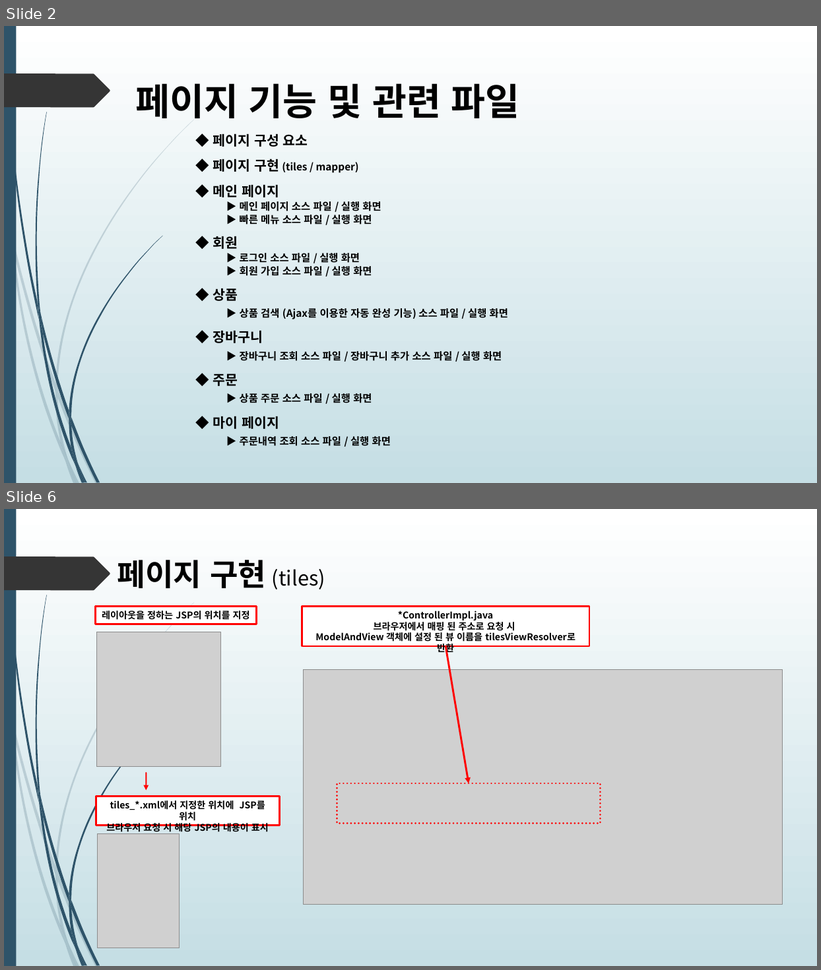
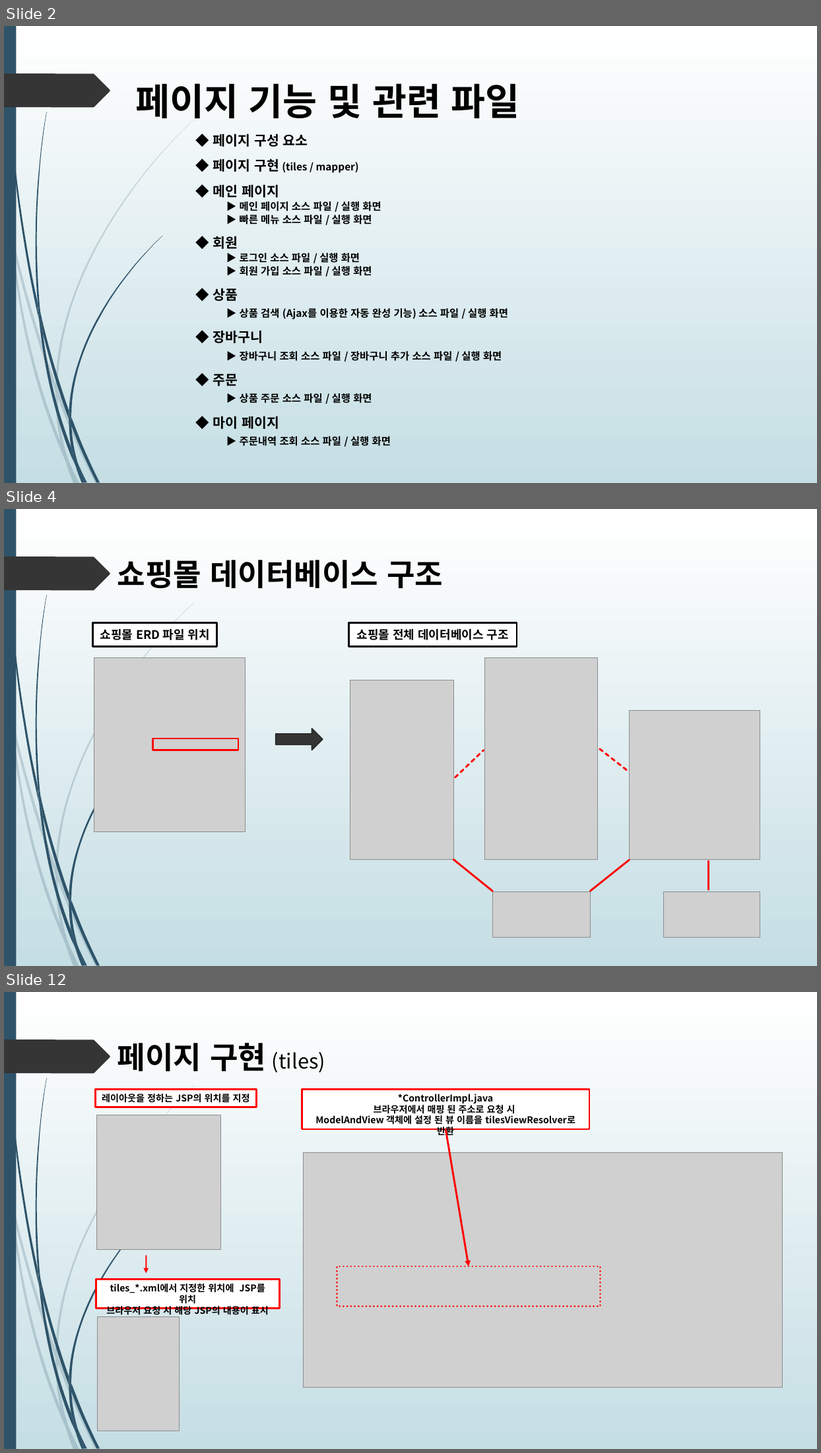
Before and after one commit to himediaai/DongOuk, a slide deck: 쇼핑몰.pptx. Shown one above the other, each under a label of ours: slides 2 and 6 before the commit, slides 2, 4 and 12 after it; the slides between them are not shown. The pictures are 821x970 and 821x1453 pixels, drawn with LibreOffice and Linux fonts; fonts in the diff are those of the drawing; grey boxes stand for pictures. Boxes give left, top, right and bottom in pixels: in the first picture for what was removed or moved away, otherwise in the second. Text is boxed around its words. In the diff, an @@ line names an element or a change of style, - is before the commit and + after.

```diff
--- a/쇼핑몰.pptx
+++ b/쇼핑몰.pptx
@@ slide 4 added at [4,509,817,966], background gradient #FFFFFF to #C5DEE5; not listed: 24 template elements that a slide beside it also shows @@
@@ text added at [118,560,443,588], 36 pt, text #000000, bold @@
+쇼핑몰 데이터베이스 구조
@@ rectangle added at [93,623,217,647], fill #FFFFFF, outline #000000 2.25 pt, 14 pt, text #000000, bold @@
+쇼핑몰 ERD 파일 위치
@@ rectangle added at [349,623,517,647], fill #FFFFFF, outline #000000 2.25 pt, 14 pt, text #000000, bold @@
+쇼핑몰 전체 데이터베이스 구조
@@ picture added at [94,658,245,832] @@
@@ picture added at [485,658,598,859] @@
@@ picture added at [350,680,453,859] @@
@@ picture added at [629,710,760,859] @@
@@ rectangle added at [153,739,238,751], outline #FF0000 2.25 pt @@
@@ right arrow added at [276,729,323,751], fill #353535, outline #272727 1.25 pt @@
@@ line added from (455, 778) to (484, 751), #FF0000 2.25 pt dashed @@
@@ line added from (600, 749) to (628, 771), #FF0000 2.25 pt dashed @@
@@ line added from (492, 891) to (453, 859), #FF0000 2.25 pt @@
@@ line added from (590, 891) to (629, 860), #FF0000 2.25 pt @@
@@ line added from (709, 890) to (709, 861), #FF0000 2.25 pt @@
@@ picture added at [492,892,590,938] @@
@@ picture added at [664,892,760,938] @@
@@ what was slide 6 is now slide 12 @@
```
Also in this commit, not shown: 3 slides changed, 6 other slides added, 1 slide removed.
